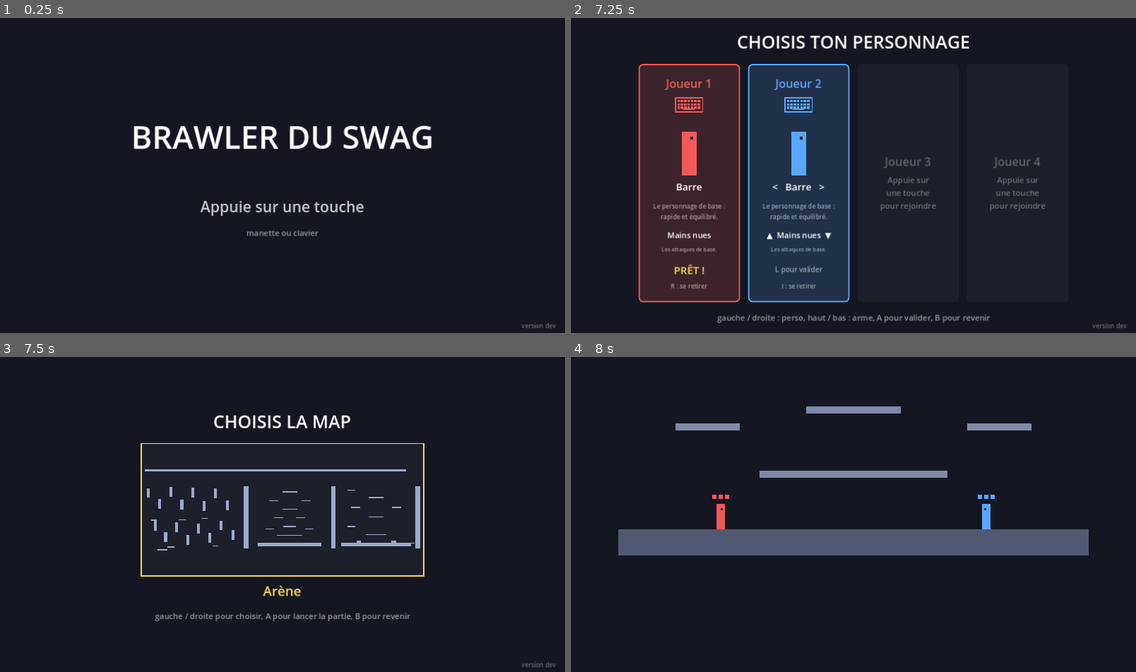
Above: before the commit, frames 1-4 (two rows, left to right).
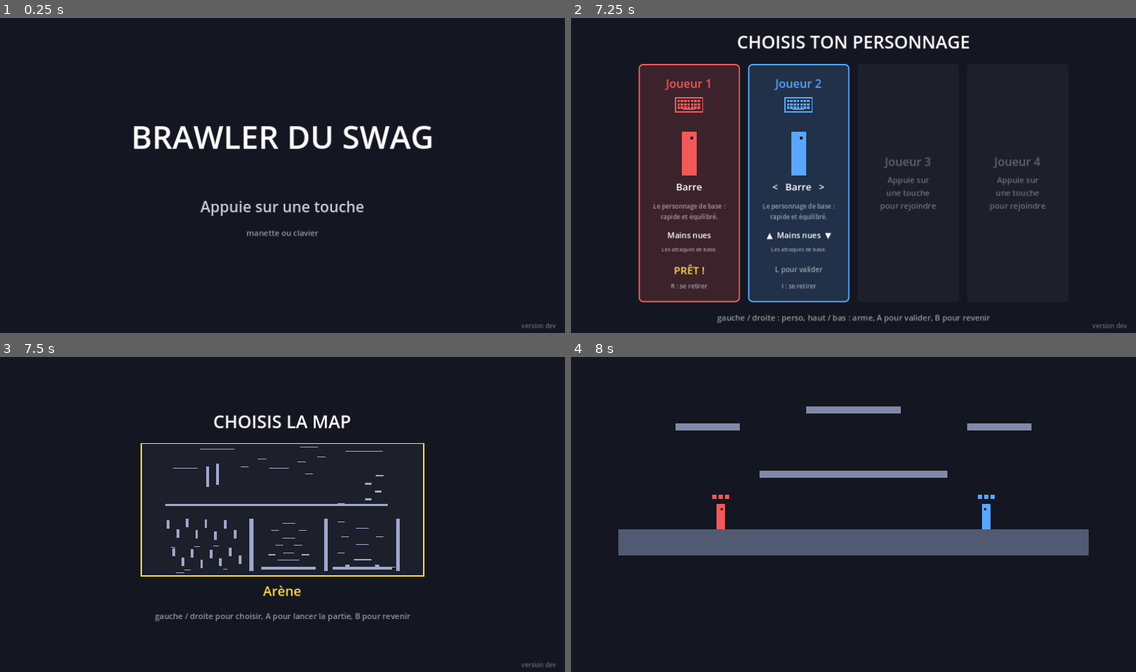
Above: after the commit, the same moments.

Repository: BBStain/jvtest
Game: Godot game, scene res://scenes/menu.tscn
Two runs of this game, one before a commit and one after it. Both use one fixed random seed, a clock stepped at 60 frames per second and the inputs below.
Inputs (mouse positions are in pixels of both pictures, inside the frame that each line leads up to):
- Up to frame 1 (0.25 s): no input
- Up to frame 2 (7.25 s): tap Enter at 0.5, 2, 4.25 s; move the mouse to (977, 159) at 0.52 s; hold D 0.53-2.03 s; tap P at 0.6 s; click (977, 159) at 0.67 s; tap Space at 0.77, 1.25, 1.52, 3.5, 3.77, 4.52, 5, 5.27, 6.77 s; move the mouse to (740, 191) at 1.27 s; tap F at 1.35 s; click (740, 191) at 1.42 s; move the mouse to (910, 106) at 2.02 s; hold A 2.03-2.75 s; tap R at 2.1 s; click (910, 106) at 2.17 s; click "JOUER" at 2.75 s; move the mouse to (825, 241) at 3.52 s; hold D 3.53-5.03 s; tap G at 3.6 s; click (825, 241) at 3.67 s; move the mouse to (1023, 225) at 4.27 s; tap C at 4.35 s; click (1023, 225) at 4.42 s; move the mouse to (684, 128) at 5.02 s; hold A 5.03-5.78 s; tap Shift at 5.1 s; click (684, 128) at 5.17 s; move the mouse to (881, 175) at 5.77 s; hold D 5.78-6.53 s; tap E at 5.85 s; click (881, 175) at 5.92 s; move the mouse to (768, 96) at 6.52 s; hold A from 6.53 s (still down); tap L at 6.6 s; click (768, 96) at 6.67 s
- Up to frame 3 (7.5 s): keep holding A; move the mouse to (406, 498) at 7.27 s; tap K at 7.35 s; click (406, 498) at 7.42 s
- Up to frame 4 (8 s): keep holding A; tap Space at 7.52 s

Frames 1-2 are identical in both runs. In frame 3, 2.6% of the frame differs, in the area x 25-75%, y 28-69%; in frame 4, nothing differs.

Commit message:
Hauteurs au-dessus du toit : palier, cimes, cheminée de blocs, escalier, 3 échelles, ascenseur, navette, 3 lianes, points d'objets
Co-Authored-By: Claude Opus 5.5 (1M context) <noreply@anthropic.com>
Claude-Session: https://claude.ai/code/session_01Pvk3pNBRPLZVWyBGo33miN

Diff:
--- a/scenes/maps/arene.tscn
+++ b/scenes/maps/arene.tscn
@@ -53,11 +53,38 @@
 
 [sub_resource type="RectangleShape2D" id="Shape_Toit"]
 size = Vector2(4500, 40)
+
+[sub_resource type="RectangleShape2D" id="Shape_H_500x16"]
+size = Vector2(500, 16)
+
+[sub_resource type="RectangleShape2D" id="Shape_H_60x420"]
+size = Vector2(60, 420)
+
+[sub_resource type="RectangleShape2D" id="Shape_H_700x16"]
+size = Vector2(700, 16)
+
+[sub_resource type="RectangleShape2D" id="Shape_H_160x16"]
+size = Vector2(160, 16)
+
+[sub_resource type="RectangleShape2D" id="Shape_H_400x16"]
+size = Vector2(400, 16)
+
+[sub_resource type="RectangleShape2D" id="Shape_H_350x16"]
+size = Vector2(350, 16)
+
+[sub_resource type="RectangleShape2D" id="Shape_H_760x16"]
+size = Vector2(760, 16)
+
+[sub_resource type="RectangleShape2D" id="Shape_H_140x40"]
+size = Vector2(140, 40)
+
+[sub_resource type="RectangleShape2D" id="Shape_H_160x40"]
+size = Vector2(160, 40)
 
 [node name="Arene" type="Node2D"]
 script = ExtResource("0_map")
 map_name = "Arène"
-blast_zone = Rect2(-2150, -1900, 5400, 2850)
+blast_zone = Rect2(-2150, -2600, 5400, 3550)
 
 [node name="Sol" type="StaticBody2D" parent="."]
 position = Vector2(640, 600)
@@ -806,6 +833,294 @@
 script = ExtResource("4_vine")
 length = 290.0
 
+[node name="Hauteurs" type="Node2D" parent="Toit"]
+
+[node name="EchellePalier" type="Node2D" parent="Toit/Hauteurs"]
+position = Vector2(-1700, -1075.0)
+script = ExtResource("3_ladder")
+size = Vector2(40, 750)
+exit_push = Vector2(520, -760)
+
+[node name="Palier" type="StaticBody2D" parent="Toit/Hauteurs"]
+position = Vector2(-1450, -1420)
+collision_layer = 4
+collision_mask = 0
+
+[node name="Collision" type="CollisionShape2D" parent="Toit/Hauteurs/Palier"]
+shape = SubResource("Shape_H_500x16")
+one_way_collision = true
+
+[node name="Visuel" type="ColorRect" parent="Toit/Hauteurs/Palier"]
+offset_left = -250.0
+offset_top = -8.0
+offset_right = 250.0
+offset_bottom = 8.0
+mouse_filter = 2
+color = Color(0.42, 0.6, 0.42, 1)
+
+[node name="EchelleCimes" type="Node2D" parent="Toit/Hauteurs"]
+position = Vector2(-1250, -1639.0)
+script = ExtResource("3_ladder")
+size = Vector2(40, 422)
+exit_push = Vector2(520, -760)
+
+[node name="BlocCheminee1" type="StaticBody2D" parent="Toit/Hauteurs"]
+position = Vector2(-1000, -1250)
+
+[node name="Collision" type="CollisionShape2D" parent="Toit/Hauteurs/BlocCheminee1"]
+shape = SubResource("Shape_H_60x420")
+
+[node name="Visuel" type="ColorRect" parent="Toit/Hauteurs/BlocCheminee1"]
+offset_left = -30.0
+offset_top = -210.0
+offset_right = 30.0
+offset_bottom = 210.0
+mouse_filter = 2
+color = Color(0.48, 0.44, 0.4, 1)
+
+[node name="BlocCheminee2" type="StaticBody2D" parent="Toit/Hauteurs"]
+position = Vector2(-800, -1300)
+
+[node name="Collision" type="CollisionShape2D" parent="Toit/Hauteurs/BlocCheminee2"]
+shape = SubResource("Shape_H_60x420")
+
+[node name="Visuel" type="ColorRect" parent="Toit/Hauteurs/BlocCheminee2"]
+offset_left = -30.0
+offset_top = -210.0
+offset_right = 30.0
+offset_bottom = 210.0
+mouse_filter = 2
+color = Color(0.48, 0.44, 0.4, 1)
+
+[node name="CimesGauche" type="StaticBody2D" parent="Toit/Hauteurs"]
+position = Vector2(-800, -1800)
+collision_layer = 4
+collision_mask = 0
+
+[node name="Collision" type="CollisionShape2D" parent="Toit/Hauteurs/CimesGauche"]
+shape = SubResource("Shape_H_700x16")
+one_way_collision = true
+
+[node name="Visuel" type="ColorRect" parent="Toit/Hauteurs/CimesGauche"]
+offset_left = -350.0
+offset_top = -8.0
+offset_right = 350.0
+offset_bottom = 8.0
+mouse_filter = 2
+color = Color(0.42, 0.6, 0.42, 1)
+
+[node name="LianeCimesGauche" type="Node2D" parent="Toit/Hauteurs"]
+position = Vector2(-500, -1792)
+script = ExtResource("4_vine")
+length = 300.0
+
+[node name="Marchepied1" type="StaticBody2D" parent="Toit/Hauteurs"]
+position = Vector2(-250, -1450)
+collision_layer = 4
+collision_mask = 0
+
+[node name="Collision" type="CollisionShape2D" parent="Toit/Hauteurs/Marchepied1"]
+shape = SubResource("Shape_H_160x16")
+one_way_collision = true
+
+[node name="Visuel" type="ColorRect" parent="Toit/Hauteurs/Marchepied1"]
+offset_left = -80.0
+offset_top = -8.0
+offset_right = 80.0
+offset_bottom = 8.0
+mouse_filter = 2
+color = Color(0.42, 0.6, 0.42, 1)
+
+[node name="Marchepied2" type="StaticBody2D" parent="Toit/Hauteurs"]
+position = Vector2(100, -1600)
+collision_layer = 4
+collision_mask = 0
+
+[node name="Collision" type="CollisionShape2D" parent="Toit/Hauteurs/Marchepied2"]
+shape = SubResource("Shape_H_160x16")
+one_way_collision = true
+
+[node name="Visuel" type="ColorRect" parent="Toit/Hauteurs/Marchepied2"]
+offset_left = -80.0
+offset_top = -8.0
+offset_right = 80.0
+offset_bottom = 8.0
+mouse_filter = 2
+color = Color(0.42, 0.6, 0.42, 1)
+
+[node name="Marchepied3" type="StaticBody2D" parent="Toit/Hauteurs"]
+position = Vector2(1050, -1300)
+collision_layer = 4
+collision_mask = 0
+
+[node name="Collision" type="CollisionShape2D" parent="Toit/Hauteurs/Marchepied3"]
+shape = SubResource("Shape_H_160x16")
+one_way_collision = true
+
+[node name="Visuel" type="ColorRect" parent="Toit/Hauteurs/Marchepied3"]
+offset_left = -80.0
+offset_top = -8.0
+offset_right = 80.0
+offset_bottom = 8.0
+mouse_filter = 2
+color = Color(0.42, 0.6, 0.42, 1)
+
+[node name="Marchepied4" type="StaticBody2D" parent="Toit/Hauteurs"]
+position = Vector2(1300, -1650)
+collision_layer = 4
+collision_mask = 0
+
+[node name="Collision" type="CollisionShape2D" parent="Toit/Hauteurs/Marchepied4"]
+shape = SubResource("Shape_H_160x16")
+one_way_collision = true
+
+[node name="Visuel" type="ColorRect" parent="Toit/Hauteurs/Marchepied4"]
+offset_left = -80.0
+offset_top = -8.0
+offset_right = 80.0
+offset_bottom = 8.0
+mouse_filter = 2
+color = Color(0.42, 0.6, 0.42, 1)
+
+[node name="Canopee" type="StaticBody2D" parent="Toit/Hauteurs"]
+position = Vector2(450, -1420)
+collision_layer = 4
+collision_mask = 0
+
+[node name="Collision" type="CollisionShape2D" parent="Toit/Hauteurs/Canopee"]
+shape = SubResource("Shape_H_400x16")
+one_way_collision = true
+
+[node name="Visuel" type="ColorRect" parent="Toit/Hauteurs/Canopee"]
+offset_left = -200.0
+offset_top = -8.0
+offset_right = 200.0
+offset_bottom = 8.0
+mouse_filter = 2
+color = Color(0.42, 0.6, 0.42, 1)
+
+[node name="LianeCanopee" type="Node2D" parent="Toit/Hauteurs"]
+position = Vector2(620, -1412)
+script = ExtResource("4_vine")
+length = 280.0
+
+[node name="NavetteCanopee" type="AnimatableBody2D" parent="Toit/Hauteurs"]
+position = Vector2(900, -1550)
+script = ExtResource("2_moving")
+size = Vector2(160, 16)
+travel = Vector2(500, 0)
+period = 7.0
+
+[node name="CimesMilieu" type="StaticBody2D" parent="Toit/Hauteurs"]
+position = Vector2(1050, -1850)
+collision_layer = 4
+collision_mask = 0
+
+[node name="Collision" type="CollisionShape2D" parent="Toit/Hauteurs/CimesMilieu"]
+shape = SubResource("Shape_H_350x16")
+one_way_collision = true
+
+[node name="Visuel" type="ColorRect" parent="Toit/Hauteurs/CimesMilieu"]
+offset_left = -175.0
+offset_top = -8.0
+offset_right = 175.0
+offset_bottom = 8.0
+mouse_filter = 2
+color = Color(0.42, 0.6, 0.42, 1)
+
+[node name="LianeCimesMilieu" type="Node2D" parent="Toit/Hauteurs"]
+position = Vector2(1150, -1842)
+script = ExtResource("4_vine")
+length = 300.0
+
+[node name="AscenseurCimes" type="AnimatableBody2D" parent="Toit/Hauteurs"]
+position = Vector2(1700, -708)
+script = ExtResource("2_moving")
+size = Vector2(140, 16)
+travel = Vector2(0, -1050)
+period = 7.0
+pause = 1.5
+color = Color(0.85, 0.7, 0.4, 1)
+
+[node name="CimesDroite" type="StaticBody2D" parent="Toit/Hauteurs"]
+position = Vector2(2160, -1758)
+collision_layer = 4
+collision_mask = 0
+
+[node name="Collision" type="CollisionShape2D" parent="Toit/Hauteurs/CimesDroite"]
+shape = SubResource("Shape_H_760x16")
+one_way_collision = true
+
+[node name="Visuel" type="ColorRect" parent="Toit/Hauteurs/CimesDroite"]
+offset_left = -380.0
+offset_top = -8.0
+offset_right = 380.0
+offset_bottom = 8.0
+mouse_filter = 2
+color = Color(0.42, 0.6, 0.42, 1)
+
+[node name="Marche1" type="StaticBody2D" parent="Toit/Hauteurs"]
+position = Vector2(2250, -790)
+
+[node name="Collision" type="CollisionShape2D" parent="Toit/Hauteurs/Marche1"]
+shape = SubResource("Shape_H_140x40")
+
+[node name="Visuel" type="ColorRect" parent="Toit/Hauteurs/Marche1"]
+offset_left = -70.0
+offset_top = -20.0
+offset_right = 70.0
+offset_bottom = 20.0
+mouse_filter = 2
+color = Color(0.48, 0.44, 0.4, 1)
+
+[node name="Marche2" type="StaticBody2D" parent="Toit/Hauteurs"]
+position = Vector2(2450, -950)
+
+[node name="Collision" type="CollisionShape2D" parent="Toit/Hauteurs/Marche2"]
+shape = SubResource("Shape_H_140x40")
+
+[node name="Visuel" type="ColorRect" parent="Toit/Hauteurs/Marche2"]
+offset_left = -70.0
+offset_top = -20.0
+offset_right = 70.0
+offset_bottom = 20.0
+mouse_filter = 2
+color = Color(0.48, 0.44, 0.4, 1)
+
+[node name="Marche3" type="StaticBody2D" parent="Toit/Hauteurs"]
+position = Vector2(2250, -1110)
+
+[node name="Collision" type="CollisionShape2D" parent="Toit/Hauteurs/Marche3"]
+shape = SubResource("Shape_H_140x40")
+
+[node name="Visuel" type="ColorRect" parent="Toit/Hauteurs/Marche3"]
+offset_left = -70.0
+offset_top = -20.0
+offset_right = 70.0
+offset_bottom = 20.0
+mouse_filter = 2
+color = Color(0.48, 0.44, 0.4, 1)
+
+[node name="Marche4" type="StaticBody2D" parent="Toit/Hauteurs"]
+position = Vector2(2480, -1270)
+
+[node name="Collision" type="CollisionShape2D" parent="Toit/Hauteurs/Marche4"]
+shape = SubResource("Shape_H_160x40")
+
+[node name="Visuel" type="ColorRect" parent="Toit/Hauteurs/Marche4"]
+offset_left = -80.0
+offset_top = -20.0
+offset_right = 80.0
+offset_bottom = 20.0
+mouse_filter = 2
+color = Color(0.48, 0.44, 0.4, 1)
+
+[node name="EchelleDroite" type="Node2D" parent="Toit/Hauteurs"]
+position = Vector2(2580, -1545.0)
+script = ExtResource("3_ladder")
+size = Vector2(40, 510)
+exit_push = Vector2(-520, -760)
+
 [node name="ItemSpawns" type="Node2D" parent="."]
 
 [node name="SolGauche" type="Marker2D" parent="ItemSpawns"]
@@ -838,6 +1153,21 @@
 [node name="Toit2" type="Marker2D" parent="ItemSpawns"]
 position = Vector2(1500, -900)
 
+[node name="HauteursPalier" type="Marker2D" parent="ItemSpawns"]
+position = Vector2(-1450, -1600)
+
+[node name="HauteursCanopee" type="Marker2D" parent="ItemSpawns"]
+position = Vector2(450, -1600)
+
+[node name="HauteursCimesGauche" type="Marker2D" parent="ItemSpawns"]
+position = Vector2(-800, -2000)
+
+[node name="HauteursCimesMilieu" type="Marker2D" parent="ItemSpawns"]
+position = Vector2(1050, -2000)
+
+[node name="HauteursCimesDroite" type="Marker2D" parent="ItemSpawns"]
+position = Vector2(2160, -2000)
+
 [node name="SpawnPoints" type="Node2D" parent="."]
 
 [node name="Joueur1" type="Marker2D" parent="SpawnPoints"]
--- a/scripts/game.gd
+++ b/scripts/game.gd
@@ -20,7 +20,7 @@
 
 # --- Caméra : elle suit le milieu des joueurs et dézoome quand ils s'éloignent ---
 const CAMERA_MARGIN := Vector2(700, 450)   ## espace gardé autour des joueurs (en pixels)
-const CAMERA_ZOOM_MIN := 0.3               ## zoom le plus éloigné (plus petit = voit plus loin)
+const CAMERA_ZOOM_MIN := 0.25             ## zoom le plus éloigné (plus petit = voit plus loin)
 const CAMERA_ZOOM_MAX := 1.2               ## zoom le plus proche
 const CAMERA_SMOOTHING := 6.0              ## plus grand = la caméra réagit plus vite
 
--- a/tests/sim_test.gd
+++ b/tests/sim_test.gd
@@ -2000,6 +2000,34 @@
 	check(p2.is_swinging_on(vine), "Liane en ligne : le copain sait qui s'y balance")
 	p2.apply_net_state(copy)
 	await shot("18_jungle")
+	# 18b) Les hauteurs au-dessus du toit : chaque échelle mène à un étage où l'on atterrit
+	for node in get_tree().get_nodes_in_group("echelles"):
+		var lad := node as Ladder
+		p1._stun_timer = 0.0; p1._invincible_timer = 0.0; p1._knockback_timer = 0.0
+		p1._ladder_regrab_timer = 0.0; p1._vine_regrab_timer = 0.0; p1._leave_vine()
+		p1.position = Vector2(lad.position.x, lad.position.y + lad.size.y / 2.0 - 40.0); p1.velocity = Vector2.ZERO
+		p1.input_source = Scripted.new(func(s, f): s.stick.y = -1.0 if f < 3 else 0.0)
+		await step(3)
+		var grabbed := p1.is_climbing()
+		var t := 0
+		while not (t > 20 and p1.is_on_floor() and not p1.is_climbing()) and t < 240:
+			await step(1)
+			t += 1
+		check(grabbed and p1.is_on_floor() and p1.position.y + 30 < lad.top() + 120,
+			"%s : on monte et on atterrit en haut (pieds à %.0f, haut %.0f)" % [lad.name, p1.position.y + 30, lad.top()])
+	# L'ascenseur des cimes monte du toit jusqu'aux cimes de droite
+	var lift2 := game.map.get_node("Toit/Hauteurs/AscenseurCimes") as MovingPlatform
+	var top_right := game.map.get_node("Toit/Hauteurs/CimesDroite") as Node2D
+	lift2.set_time(0.0)
+	p1.input_source = Scripted.new(func(s, f): pass)
+	p1.position = Vector2(lift2.position.x, roof_top - 100); p1.velocity = Vector2.ZERO
+	await step(int(lift2.period * 30) + 40)
+	check(p1.is_on_floor() and absf(p1.position.y + 30 - (top_right.position.y - 8)) < 4,
+		"Ascenseur des cimes : on arrive en haut (pieds à %.0f)" % (p1.position.y + 30))
+	p1.input_source = Scripted.new(func(s, f): s.stick.x = 1.0 if f < 30 else 0.0)
+	await step(60)
+	check(p1.is_on_floor() and absf(p1.position.y + 30 - (top_right.position.y - 8)) < 3, "Ascenseur des cimes : on passe sur les cimes de droite")
+	await shot("18_hauteurs")
 
 	# 15) Jeu en ligne (sans réseau ici : on joue l'hôte puis un copain, et on passe les messages à la main)
 	# 15a) Les touches d'un copain arrivent par le réseau : un appui n'est jamais perdu
Not shown: 1 places in scenes/maps/arene.tscn that only renumber resources
